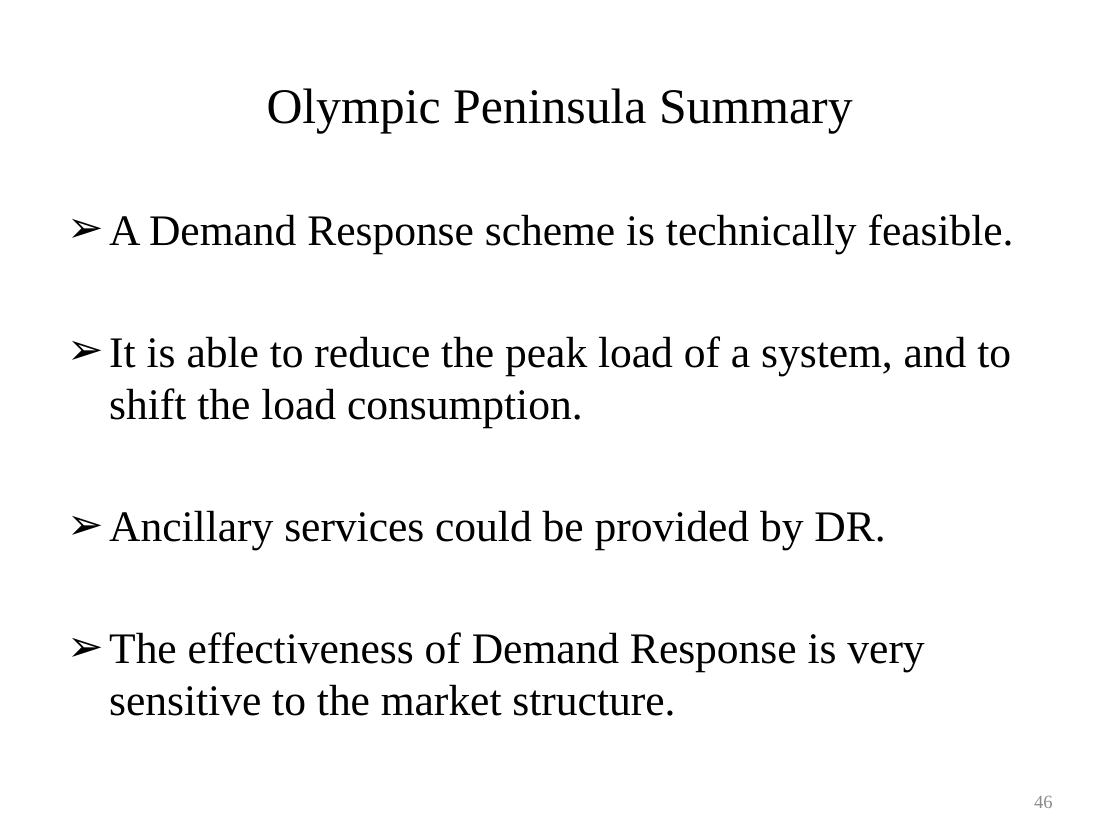
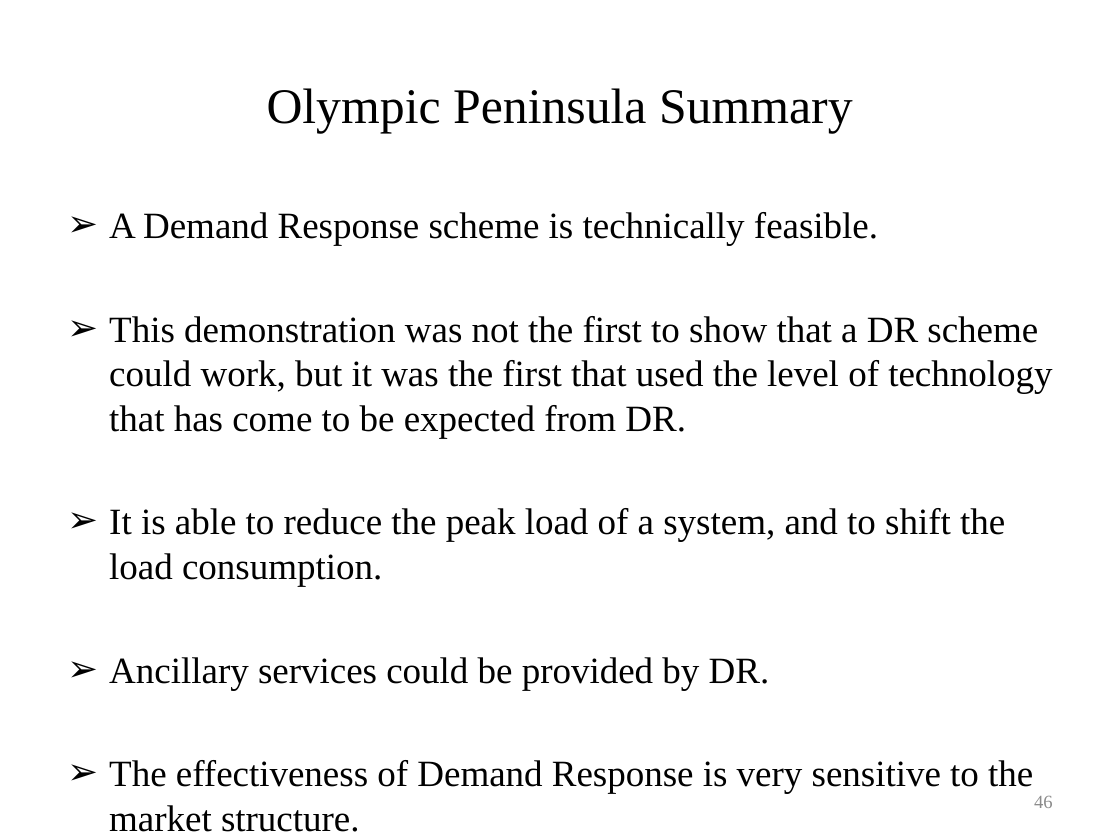
Before and after one commit to gridlab-d/course, a slide deck: slide 46 of University of Washington Class/Module 8 - Demand response.pptx. Drawn at 1120x840 pixels with LibreOffice and Linux fonts; fonts in the diff are those of the drawing. Boxes give left, top, right and bottom in pixels: in the first picture for what was removed or moved away, otherwise in the second. Text is boxed around its words. In the diff, an @@ line names an element or a change of style, - is before the commit and + after.

```diff
--- a/University of Washington Class/Module 8 - Demand response.pptx
+++ b/University of Washington Class/Module 8 - Demand response.pptx
@@ text at bbox=[109, 212, 1033, 832]: size 28 to 23.8 pt in "A Demand Response scheme is technically feasible.", "It is able to reduce the peak ...", "Ancillary services could be provided by DR.", "The effectiveness of Demand Response is very ..." @@
@@ text at bbox=[109, 316, 1052, 438]: paragraph added @@
+➢ This demonstration was not the first to show that a DR scheme could work, but it was the first that used the level of technology that has come to be expected from DR.
```
Also in this commit, not shown: 33 other slides changed, 12 slides added, 9 slides removed, 1 other file.
